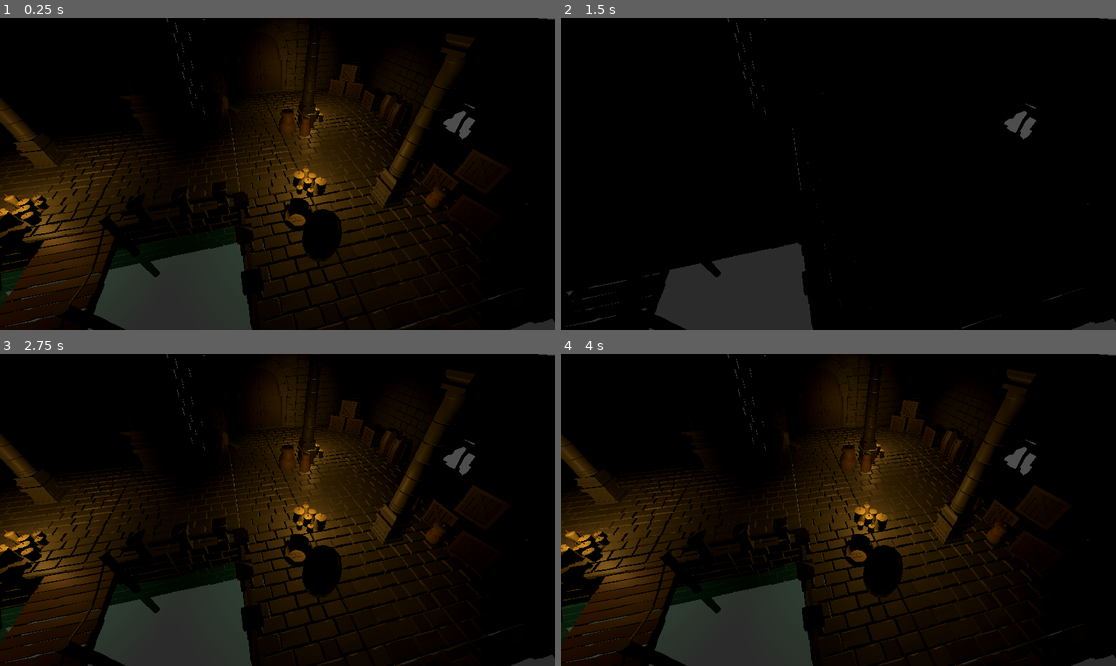
Above: before the commit, frames 1-4 (two rows, left to right).
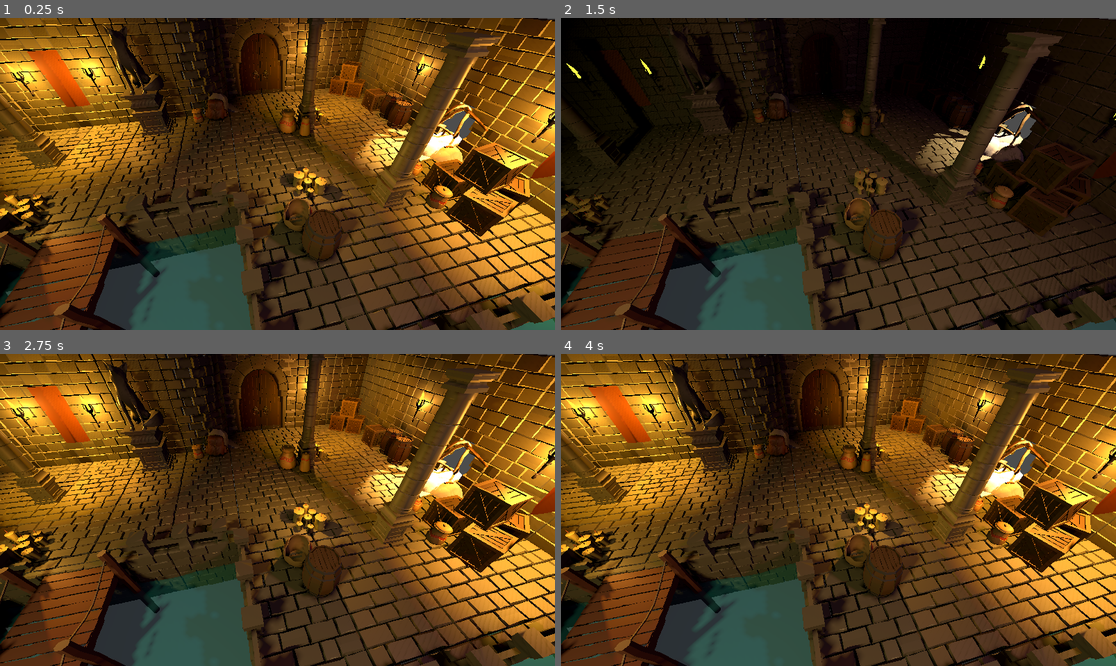
Above: after the commit, the same moments.

Repository: Nordtwig/claras-adventure
Game: Godot game, scene res://scenes/levels/level_1_gridmap.tscn
Same seed, same stepped clock (60 frames per second), same inputs: the game is played once before the commit and once after it.
Inputs (mouse positions are in pixels of both pictures, inside the frame that each line leads up to):
- Up to frame 1 (0.25 s): no input
- Up to frame 2 (1.5 s): tap Enter at 0.5 s; move the mouse to (960, 158) at 0.52 s; press the mouse at (960, 158) at 0.53 s; tap Space at 1.25 s; move the mouse to (727, 189) at 1.27 s; release the mouse at (727, 189) at 1.28 s; click (727, 189) at 1.35 s
- Up to frame 3 (2.75 s): tap Enter at 2 s; move the mouse to (333, 441) at 2.02 s; press the mouse at (333, 441) at 2.03 s
- Up to frame 4 (4 s): tap Space at 2.75 s; move the mouse to (810, 572) at 2.77 s; release the mouse at (810, 572) at 2.78 s; click (810, 572) at 2.85 s; tap Enter at 3.5 s; move the mouse to (1005, 556) at 3.52 s; press the mouse at (1005, 556) at 3.53 s

The runs differ from the first frame. In frame 1, 84% of the frame differs, in the area x 0-100%, y 0-100%; in frame 2, 63%; in frame 3, 84%; in frame 4, 84%.

Commit message:
set up sconce light and level lighting

Diff:
--- a/scenes/levels/level_1_gridmap.tscn
+++ b/scenes/levels/level_1_gridmap.tscn
@@ -32,6 +32,7 @@
 [ext_resource type="PackedScene" uid="uid://cmgjr7k1i8g52" path="res://assets/models/Rocks/RocksRight.glb" id="29_4bic0"]
 [ext_resource type="PackedScene" uid="uid://da5ngihxrqcag" path="res://assets/models/Architecture/Dock_Stairs.glb" id="30_pa6cg"]
 [ext_resource type="PackedScene" uid="uid://kmj5g1vtuulo" path="res://assets/models/Architecture/Dock_Long.glb" id="31_fthgm"]
+[ext_resource type="PackedScene" uid="uid://dbrob7xwoxxpg" path="res://scenes/props/sconce/sconce.tscn" id="32_4gfue"]
 [ext_resource type="PackedScene" uid="uid://co8jyj6a4cc8l" path="res://assets/models/Boat/BoatWSail.glb" id="32_wejpf"]
 [ext_resource type="Material" uid="uid://cj1ppmhqd501f" path="res://materials/water.tres" id="33_s8eee"]
 
@@ -418,15 +419,12 @@
 
 [node name="Candles_2" parent="Props" instance=ExtResource("23_6ilbo")]
 transform = Transform3D(1, 0, 0, 0, 1, 0, 0, 0, 1, 9, 0, 3)
-is_lit = null
 
 [node name="Candles_4" parent="Props" instance=ExtResource("24_mtonl")]
 transform = Transform3D(1, 0, 0, 0, 1, 0, 0, 0, 1, 10.7436, 9.53674e-07, -1.38594)
-is_lit = null
 
 [node name="Candles_3" parent="Props" instance=ExtResource("24_mtonl")]
 transform = Transform3D(0.21315, 0, -0.97702, 0, 1, 0, 0.97702, 0, 0.21315, 1.32961, 0, 2.20059)
-is_lit = null
 
 [node name="Pot1_Broken3" parent="Props" instance=ExtResource("21_y16x0")]
 transform = Transform3D(1, 0, 0, 0, 1, 0, 0, 0, 1, 12.5, 0, 3)
@@ -472,6 +470,24 @@
 
 [node name="Sconces" type="Node3D" parent="."]
 transform = Transform3D(1, 0, 0, 0, 1, 0, 0, 0, 1, -1, 0, 1)
+
+[node name="Sconce3" parent="Sconces" instance=ExtResource("32_4gfue")]
+transform = Transform3D(1, 0, 0, 0, 1, 0, 0, 0, 1, -0.0926747, 1.81762, -2.64528)
+
+[node name="Sconce" parent="Sconces" instance=ExtResource("32_4gfue")]
+transform = Transform3D(1, 0, 0, 0, 1, 0, 0, 0, 1, 2.11653, 1.81762, -2.64528)
+
+[node name="Sconce2" parent="Sconces" instance=ExtResource("32_4gfue")]
+transform = Transform3D(1, 0, 0, 0, 1, 0, 0, 0, 1, 11.6555, 1.81762, -4.60774)
+
+[node name="Sconce4" parent="Sconces" instance=ExtResource("32_4gfue")]
+transform = Transform3D(-4.37114e-08, 0, -1, 0, 1, 0, 1, 0, -4.37114e-08, 14.7242, 1.81762, -0.327081)
+
+[node name="Sconce5" parent="Sconces" instance=ExtResource("32_4gfue")]
+transform = Transform3D(-4.37114e-08, 0, -1, 0, 1, 0, 1, 0, -4.37114e-08, 14.7242, 1.81762, 4.13684)
+
+[node name="Sconce6" parent="Sconces" instance=ExtResource("32_4gfue")]
+transform = Transform3D(-4.37114e-08, 0, -1, 0, 1, 0, 1, 0, -4.37114e-08, 14.7242, 1.81762, 5.96084)
 
 [node name="Dock" type="Node3D" parent="."]
 transform = Transform3D(1, 0, 0, 0, 1, 0, 0, 0, 1, -1, 0, 1)
@@ -491,3 +507,28 @@
 
 [node name="Camera3D" type="Camera3D" parent="."]
 transform = Transform3D(0.972969, 0.154389, -0.171742, 0, 0.743679, 0.668537, 0.230936, -0.650466, 0.723576, 6.1244, 4.51206, 8.00508)
+
+[node name="SunSpot" type="SpotLight3D" parent="."]
+transform = Transform3D(0.642788, 0.586824, -0.492404, 0, 0.642788, 0.766044, 0.766044, -0.492404, 0.413176, -0.388142, 7, 11.0426)
+light_color = Color(0.941176, 0.807843, 0.466667, 1)
+light_energy = 5.0
+light_indirect_energy = 5.0
+shadow_enabled = true
+spot_range = 20.0
+spot_angle = 55.0
+
+[node name="AmbienceSpot" type="SpotLight3D" parent="."]
+transform = Transform3D(0.860963, -0.379239, 0.339001, 0.0413348, 0.716404, 0.69646, -0.506986, -0.585613, 0.632473, 11.6561, 7, 9.74459)
+light_color = Color(0.956863, 0.627451, 0.756863, 1)
+shadow_enabled = true
+spot_range = 20.0
+spot_angle = 55.0
+
+[node name="RootHoleSpot" type="SpotLight3D" parent="."]
+transform = Transform3D(0.0315984, -0.58849, 0.807887, 0.0372152, 0.808423, 0.587425, -0.998808, 0.011504, 0.0474457, 14.1503, 1.62325, 3.20639)
+light_color = Color(0.984314, 0.862745, 0.627451, 1)
+light_energy = 12.0
+light_indirect_energy = 8.0
+shadow_enabled = true
+spot_range = 4.73971
+spot_angle = 71.7188
--- a/scenes/props/candles/candles_1.tscn
+++ b/scenes/props/candles/candles_1.tscn
@@ -9,3 +9,4 @@
 [node name="OmniLight3D" type="OmniLight3D" parent="." index="1"]
 transform = Transform3D(1, 0, 0, 0, 1, 0, 0, 0, 1, 0, 0.8, 0)
 light_color = Color(0.839216, 0.580392, 0.211765, 1)
+shadow_enabled = true
--- a/scenes/props/candles/candles_2.tscn
+++ b/scenes/props/candles/candles_2.tscn
@@ -9,3 +9,4 @@
 [node name="OmniLight3D" type="OmniLight3D" parent="." index="1"]
 transform = Transform3D(1, 0, 0, 0, 1, 0, 0, 0, 1, 0, 0.8, 0)
 light_color = Color(0.839216, 0.580392, 0.211765, 1)
+shadow_enabled = true
--- /dev/null
+++ b/scenes/props/sconce/sconce.tscn
@@ -0,0 +1,25 @@
+[gd_scene load_steps=4 format=3 uid="uid://dbrob7xwoxxpg"]
+
+[ext_resource type="PackedScene" uid="uid://bls6b2ejopx7y" path="res://assets/models/Sconce/Sconce.glb" id="1_yfv7w"]
+[ext_resource type="Script" path="res://scripts/props/candles/candle.gd" id="2_1scnk"]
+
+[sub_resource type="StandardMaterial3D" id="StandardMaterial3D_o6rbh"]
+albedo_color = Color(1, 0.423529, 0.0823529, 1)
+emission_enabled = true
+emission = Color(0.945098, 0.545098, 0.145098, 1)
+emission_energy_multiplier = 2.0
+
+[node name="Sconce" instance=ExtResource("1_yfv7w")]
+script = ExtResource("2_1scnk")
+
+[node name="Flame" parent="." index="1"]
+surface_material_override/0 = SubResource("StandardMaterial3D_o6rbh")
+
+[node name="OmniLight3D" type="OmniLight3D" parent="." index="2"]
+transform = Transform3D(1, 0, 0, 0, 1, 0, 0, 0, 1, 0, 0.426795, 0.0206916)
+light_color = Color(0.839216, 0.580392, 0.211765, 1)
+light_energy = 5.0
+light_indirect_energy = 2.0
+shadow_enabled = true
+shadow_bias = 8.0
+shadow_normal_bias = 4.0
Not shown: 1 places in scenes/levels/level_1_gridmap.tscn that only renumber resources
